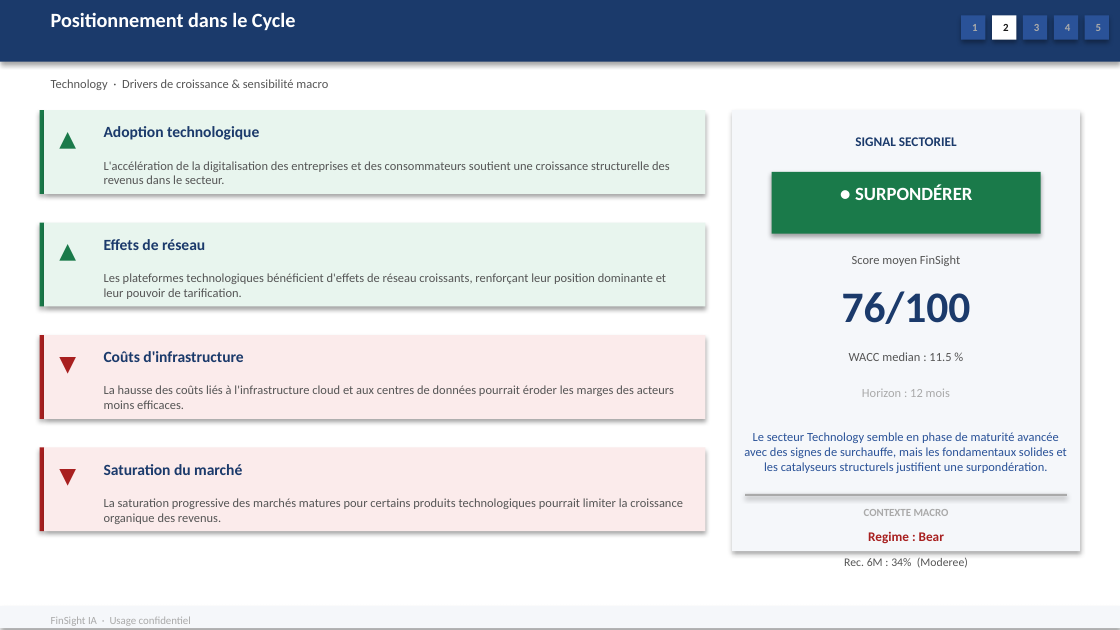
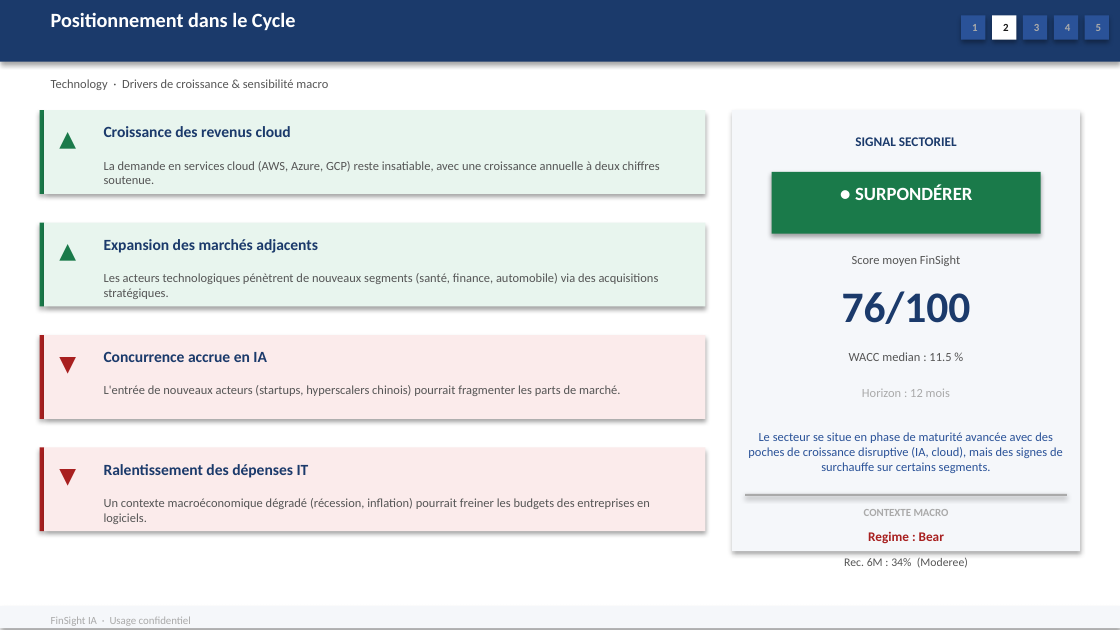
Before and after one commit to baptistejeh07-art/finsight-ia, a slide deck: slide 7 of preview/secteur_Technology_S&P_500/secteur_Technology_S&P_500.pptx. Drawn at 1120x630 pixels with LibreOffice and Linux fonts; fonts in the diff are those of the drawing. Boxes give left, top, right and bottom in pixels: in the first picture for what was removed or moved away, otherwise in the second. Text is boxed around its words. In the diff, an @@ line names an element or a change of style, - is before the commit and + after.

Commit message:
chore(preview): secteur_Technology_S&P_500 outputs regeneres

```diff
--- a/preview/secteur_Technology_S&P_500/secteur_Technology_S&P_500.pptx
+++ b/preview/secteur_Technology_S&P_500/secteur_Technology_S&P_500.pptx
@@ text at <box>104,126,291,137</box>: text changed @@
-Adoption technologique
+Croissance des revenus cloud
@@ text at <box>104,161,659,184</box>: text changed @@
-L'accélération de la digitalisation des entreprises et des consommateurs soutient une croissance structurelle des revenus dans le secteur.
+La demande en services cloud (AWS, Azure, GCP) reste insatiable, avec une croissance annuelle à deux chiffres soutenue.
@@ text at <box>104,239,318,253</box>: text changed @@
-Effets de réseau
+Expansion des marchés adjacents
@@ text at <box>104,273,659,299</box>: text changed @@
-Les plateformes technologiques bénéficient d'effets de réseau croissants, renforçant leur position dominante et leur pouvoir de tarification.
+Les acteurs technologiques pénètrent de nouveaux segments (santé, finance, automobile) via des acquisitions stratégiques.
@@ text at <box>104,351,267,362</box>: text changed @@
-Coûts d'infrastructure
+Concurrence accrue en IA
@@ text at <box>104,385,620,396</box>: text changed @@
-La hausse des coûts liés à l'infrastructure cloud et aux centres de données pourrait éroder les marges des acteurs moins efficaces.
+L'entrée de nouveaux acteurs (startups, hyperscalers chinois) pourrait fragmenter les parts de marché.
@@ text at <box>748,432,1063,473</box>: text changed @@
-Le secteur Technology semble en phase de maturité avancée avec des signes de surchauffe, mais les fondamentaux solides et les catalyseurs structurels justifient une surpondération.
+Le secteur se situe en phase de maturité avancée avec des poches de croissance disruptive (IA, cloud), mais des signes de surchauffe sur certains segments.
@@ text at <box>104,464,309,478</box>: text changed @@
-Saturation du marché
+Ralentissement des dépenses IT
@@ text at <box>104,498,650,524</box>: text changed @@
-La saturation progressive des marchés matures pour certains produits technologiques pourrait limiter la croissance organique des revenus.
+Un contexte macroéconomique dégradé (récession, inflation) pourrait freiner les budgets des entreprises en logiciels.
```
Also in this commit, not shown: 5 other slides changed, 2 other files.
